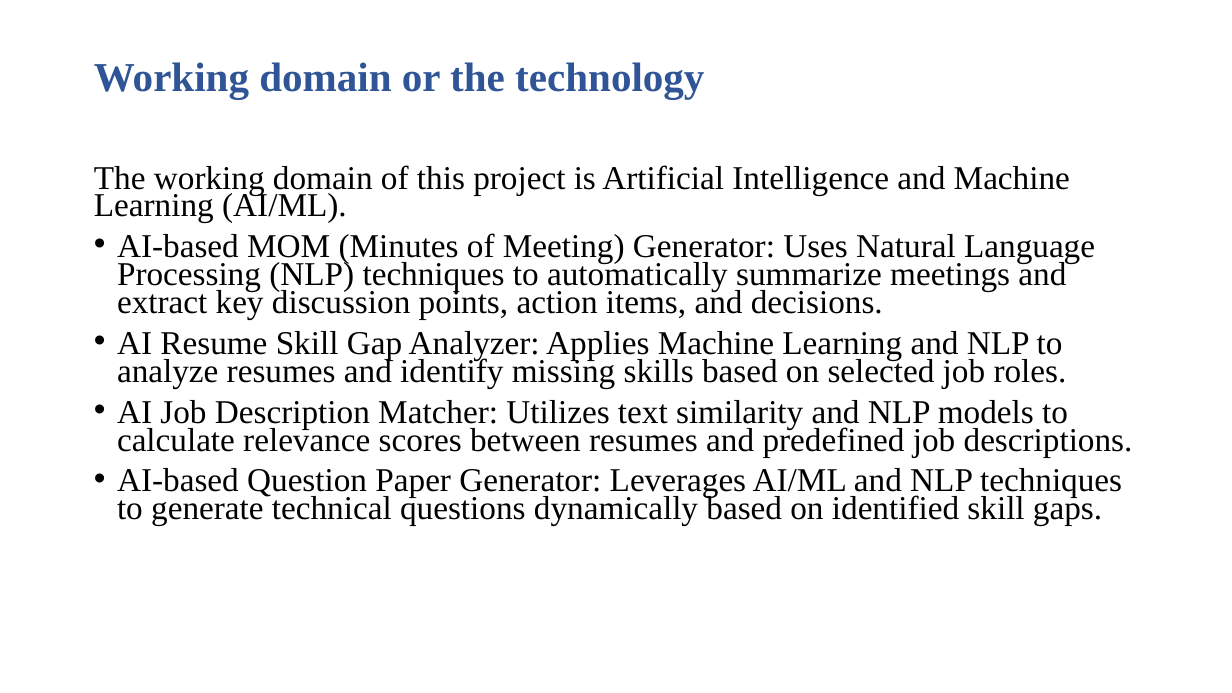
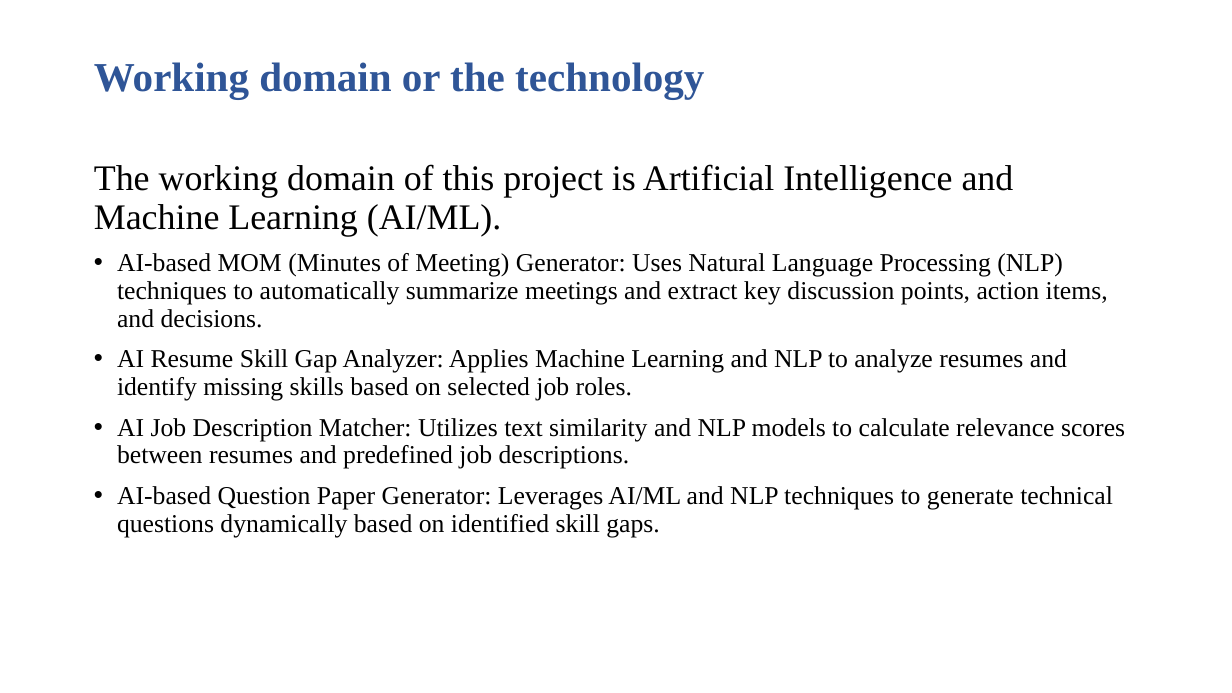
Before and after one commit to G-Bhavya26/CSE7302, a slide deck: slide 3 of Bhavya (Review 1).pptx. Drawn at 1232x693 pixels with LibreOffice and Linux fonts; fonts in the diff are those of the drawing; background and template pictures are left out. Boxes give left, top, right and bottom in pixels: in the first picture for what was removed or moved away, otherwise in the second. Text is boxed around its words. In the diff, an @@ line names an element or a change of style, - is before the commit and + after.

```diff
--- a/Bhavya (Review 1).pptx
+++ b/Bhavya (Review 1).pptx
@@ text "The working domain of this ..." at (94,164,1125,537): size 25.9 to 28 pt in "The working domain of this project is ..."; size 25.9 to 20 pt in "AI-based MOM (Minutes of Meeting) Generator: Uses ...", "AI Resume Skill Gap Analyzer: Applies Machine ...", "AI Job Description Matcher: Utilizes text similarity ...", "AI-based Question Paper Generator: Leverages AI/ML and ..."; line spacing 0.7 to 0.9 @@
```
Also in this commit, not shown: 2 other slides changed.
